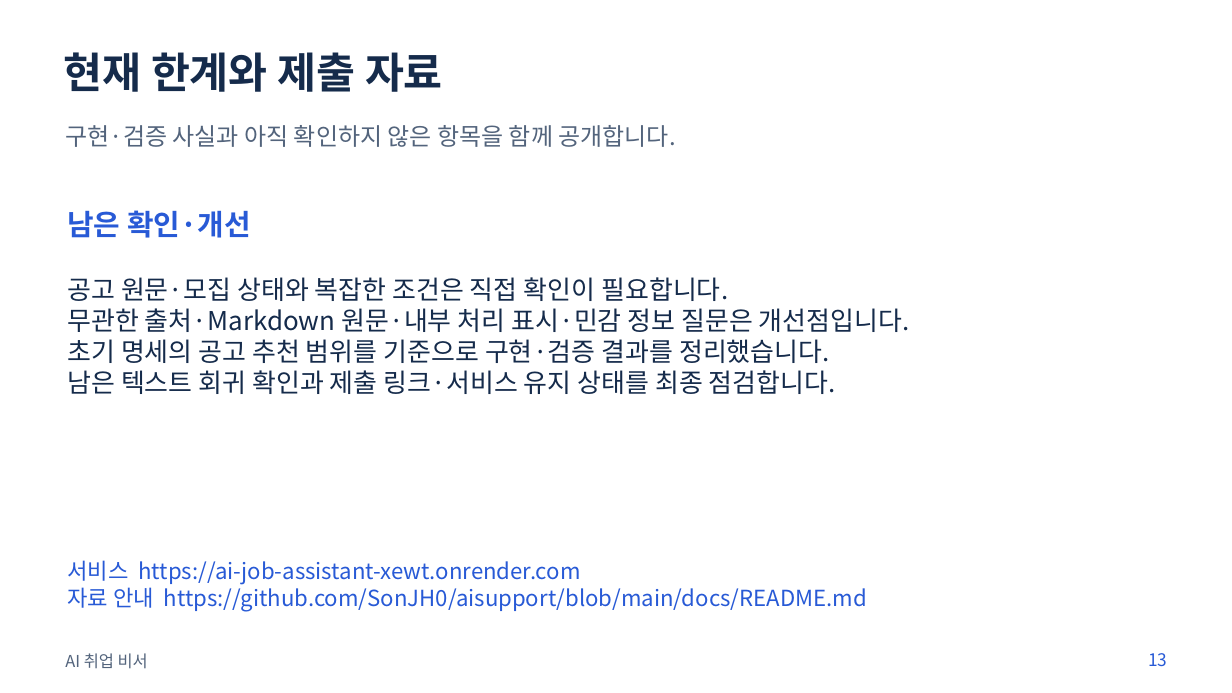
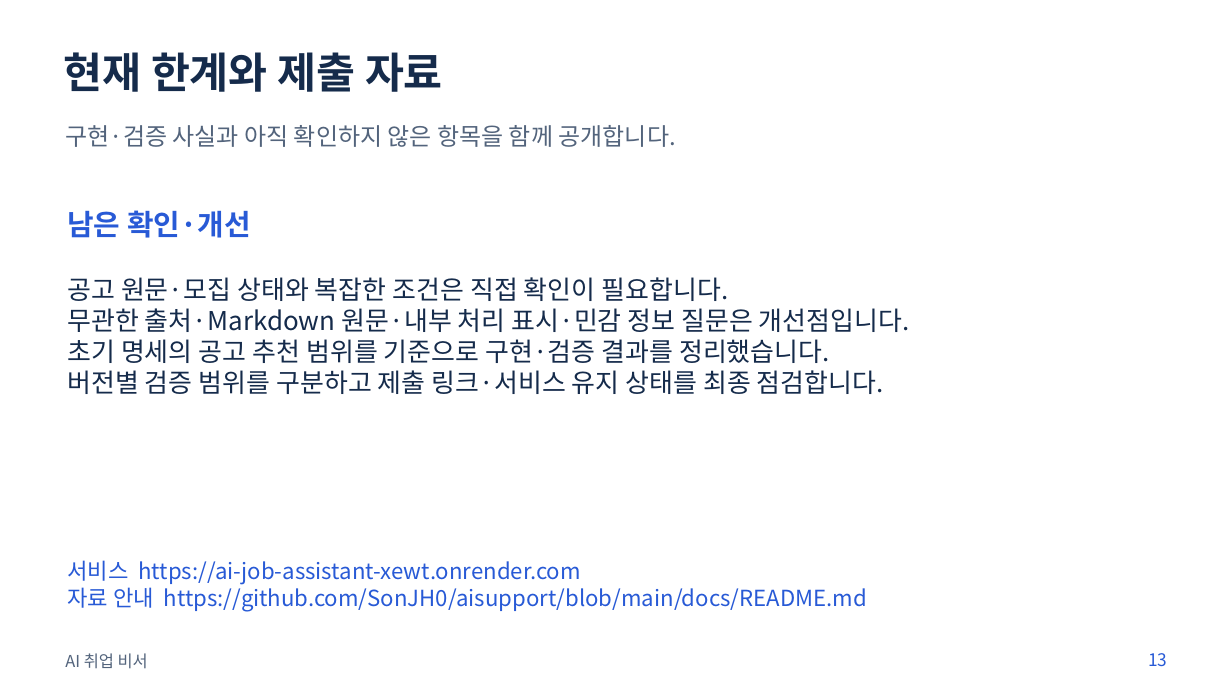
Before and after one commit to SonJH0/aisupport, a slide deck: slide 13 of docs/presentation/presentation.pptx. Drawn at 1232x693 pixels with LibreOffice and Linux fonts; fonts in the diff are those of the drawing. Boxes give left, top, right and bottom in pixels: in the first picture for what was removed or moved away, otherwise in the second. Text is boxed around its words. In the diff, an @@ line names an element or a change of style, - is before the commit and + after.

```diff
--- a/docs/presentation/presentation.pptx
+++ b/docs/presentation/presentation.pptx
@@ text at <box>67,370,884,394</box>: text changed @@
-남은 텍스트 회귀 확인과 제출 링크·서비스 유지 상태를 최종 점검합니다.
+버전별 검증 범위를 구분하고 제출 링크·서비스 유지 상태를 최종 점검합니다.
```
Also in this commit, not shown: 4 other slides changed, 24 other files.
